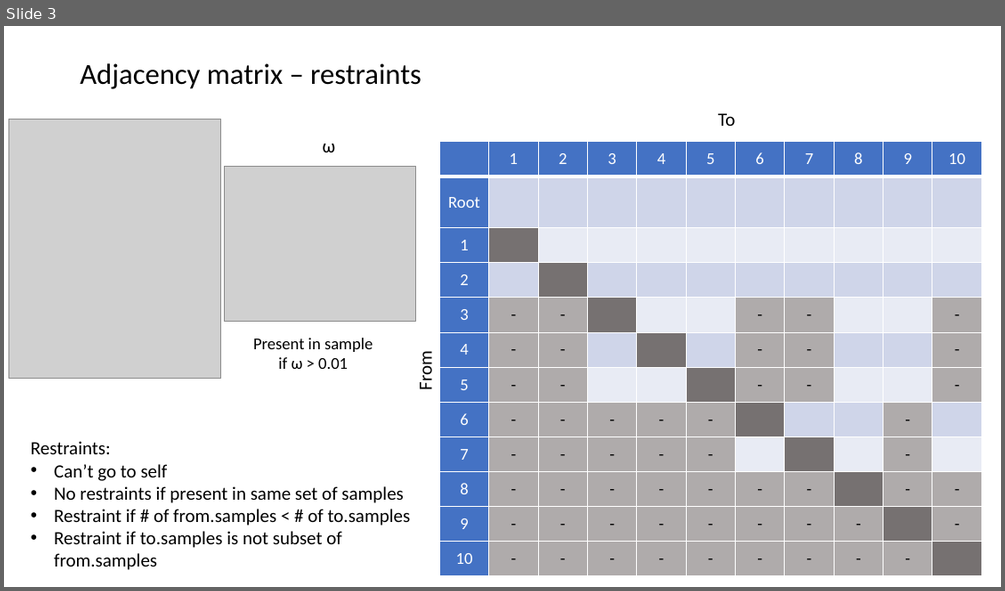
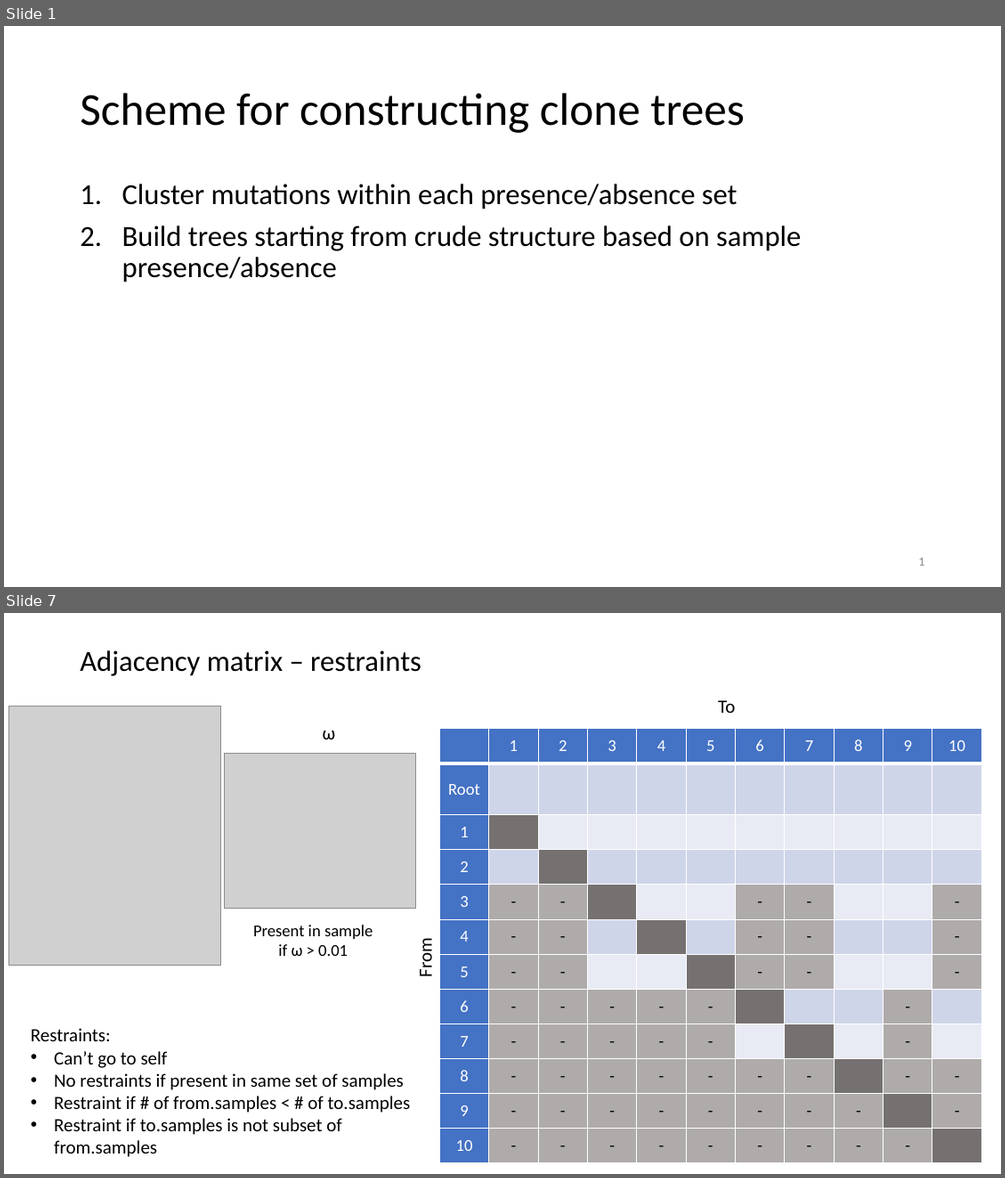
Before and after one commit to KarchinLab/pictograph, a slide deck: v6/figs/test-data-1.pptx. Shown one above the other, each under a label of ours: slide 3 before the commit, slides 1 and 7 after it; the slides between them are not shown. The pictures are 1005x591 and 1005x1178 pixels, drawn with LibreOffice and Linux fonts; fonts in the diff are those of the drawing; grey boxes stand for pictures. Boxes give left, top, right and bottom in pixels: in the first picture for what was removed or moved away, otherwise in the second. Text is boxed around its words. In the diff, an @@ line names an element or a change of style, - is before the commit and + after.

```diff
--- a/v6/figs/test-data-1.pptx
+++ b/v6/figs/test-data-1.pptx
@@ slide 1 added at (x1=4, y1=26, x2=1001, y2=587), background #FFFFFF @@
@@ title added at (x1=80, y1=93, x2=744, y2=133), 44 pt, text #000000 @@
+Scheme for constructing clone trees
@@ text added at (x1=122, y1=184, x2=801, y2=282), 28 pt, text #000000 @@
+1. Cluster mutations within each presence/absence set
+2. Build trees starting from crude structure based on sample presence/absence
@@ page number added at (x1=918, y1=557, x2=924, y2=565), 12 pt, text #8C8C8C @@
+1
@@ what was slide 3 is now slide 7 @@
```
Also in this commit, not shown: 2 slides changed, 3 other slides added.
